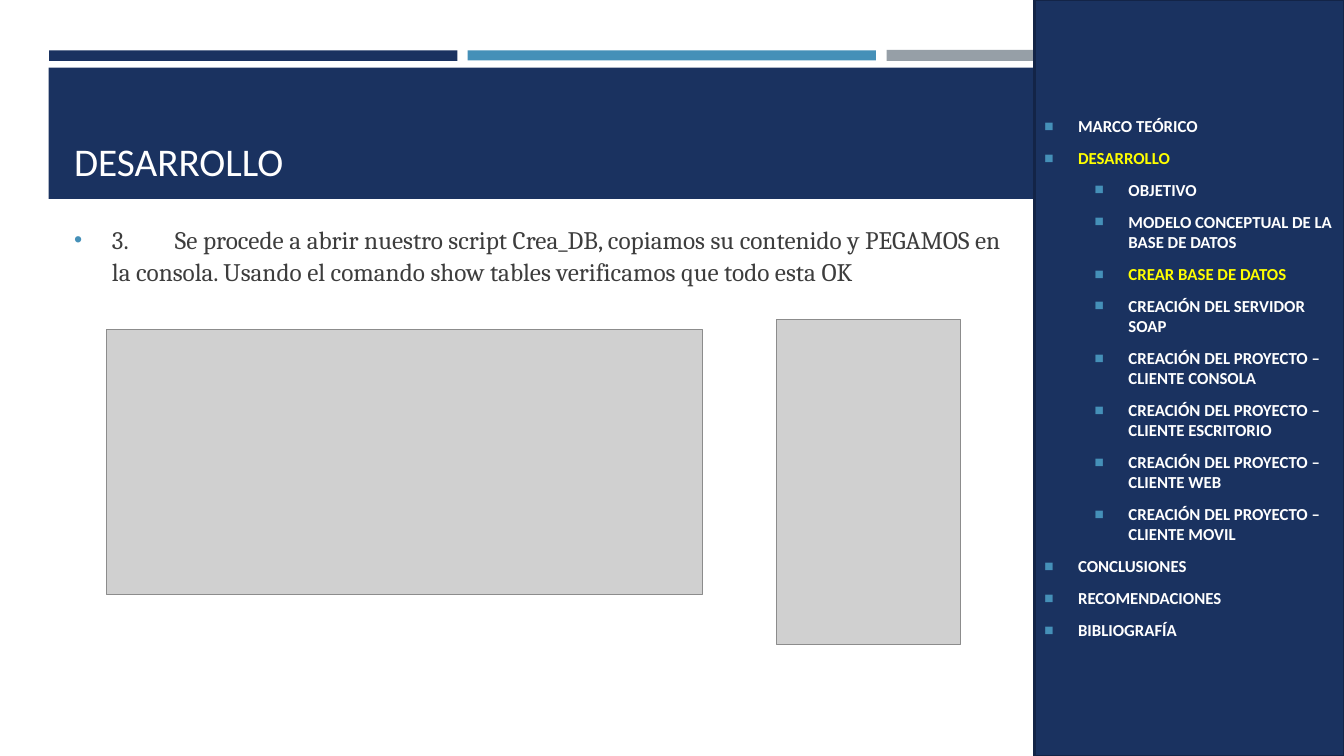
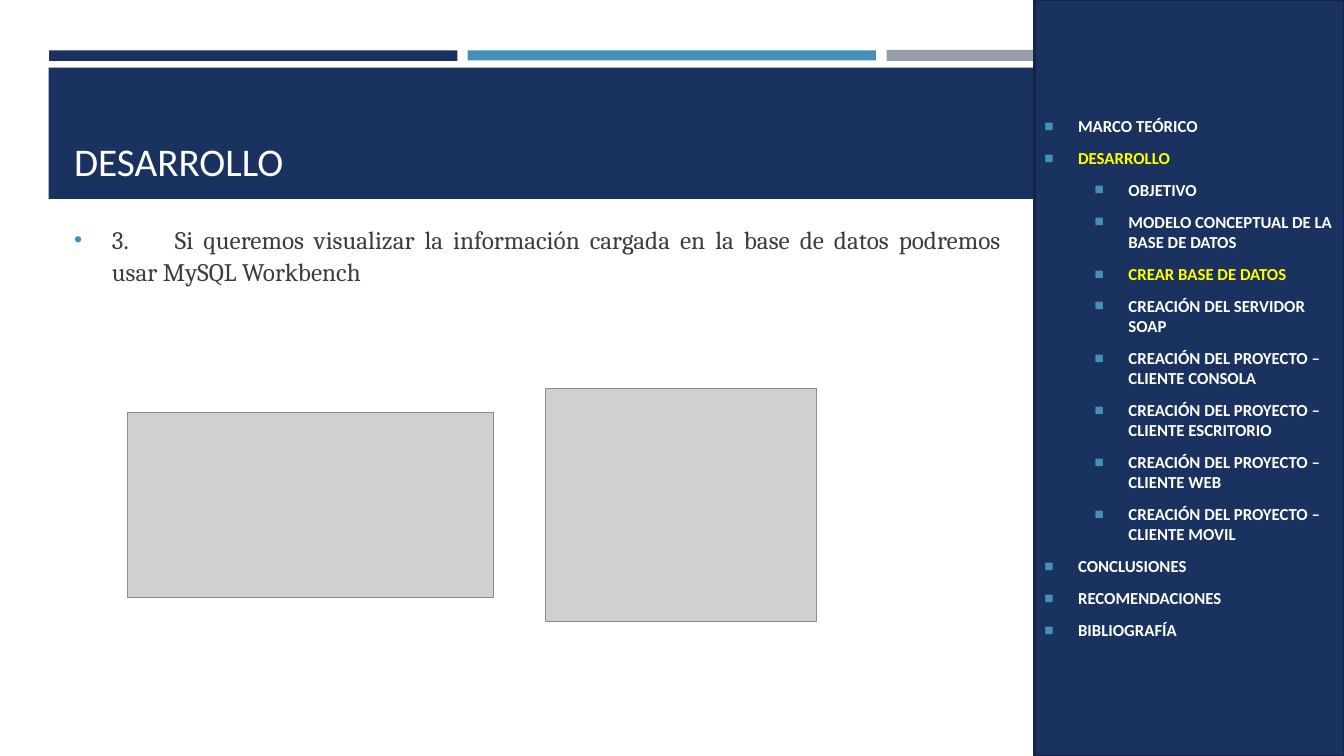
Before and after one commit to MateoMedranda/SoftwareArchitecture_Monster, a slide deck: slide 7 of TG.1.1. PAO202651_EUREKABANK_SOAP_JAVA_NRC36884_GR07/05. DOCUMENTACION/SOAP_EUREKABANK_JAVA_SOAP_GR07.pptx. Drawn at 1344x756 pixels with LibreOffice and Linux fonts; fonts in the diff are those of the drawing; grey boxes stand for pictures. Boxes give left, top, right and bottom in pixels: in the first picture for what was removed or moved away, otherwise in the second. Text is boxed around its words. In the diff, an @@ line names an element or a change of style, - is before the commit and + after.

```diff
--- a/TG.1.1. PAO202651_EUREKABANK_SOAP_JAVA_NRC36884_GR07/05. DOCUMENTACION/SOAP_EUREKABANK_JAVA_SOAP_GR07.pptx
+++ b/TG.1.1. PAO202651_EUREKABANK_SOAP_JAVA_NRC36884_GR07/05. DOCUMENTACION/SOAP_EUREKABANK_JAVA_SOAP_GR07.pptx
@@ text at box(112, 231, 1000, 287): text changed @@
-• 3. Se procede a abrir nuestro script Crea_DB, copiamos su contenido y PEGAMOS en la consola. Usando el comando show tables verificamos que todo esta OK
+• 3. Si queremos visualizar la información cargada en la base de datos podremos usar MySQL Workbench
@@ picture removed at box(776, 320, 961, 644) @@
@@ picture removed at box(107, 330, 703, 594) @@
@@ picture added at box(545, 388, 816, 622) @@
@@ picture added at box(127, 412, 493, 598) @@
```
Also in this commit, not shown: 27 other slides changed, 2 slides removed, 2 other files.
